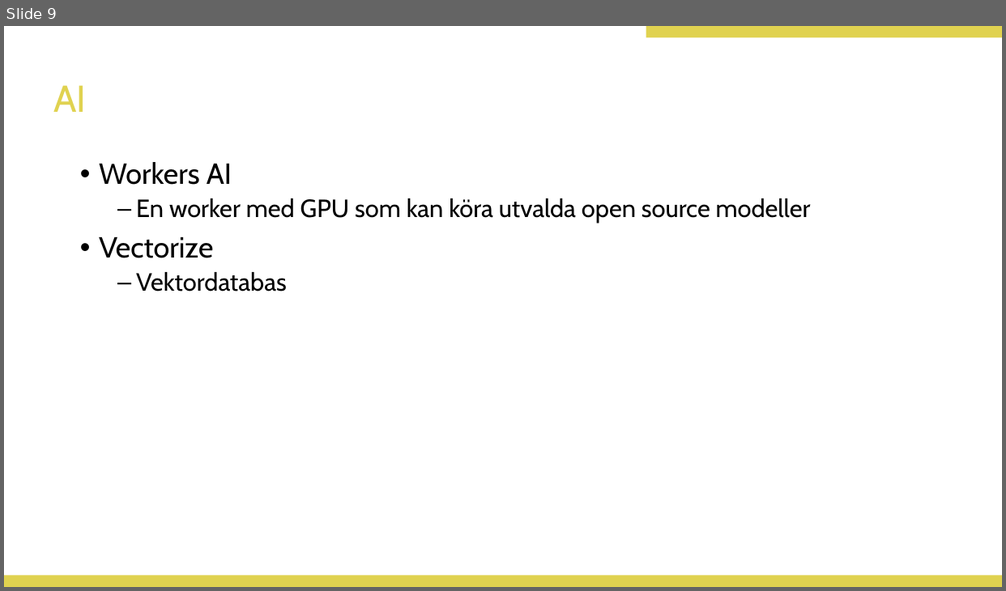
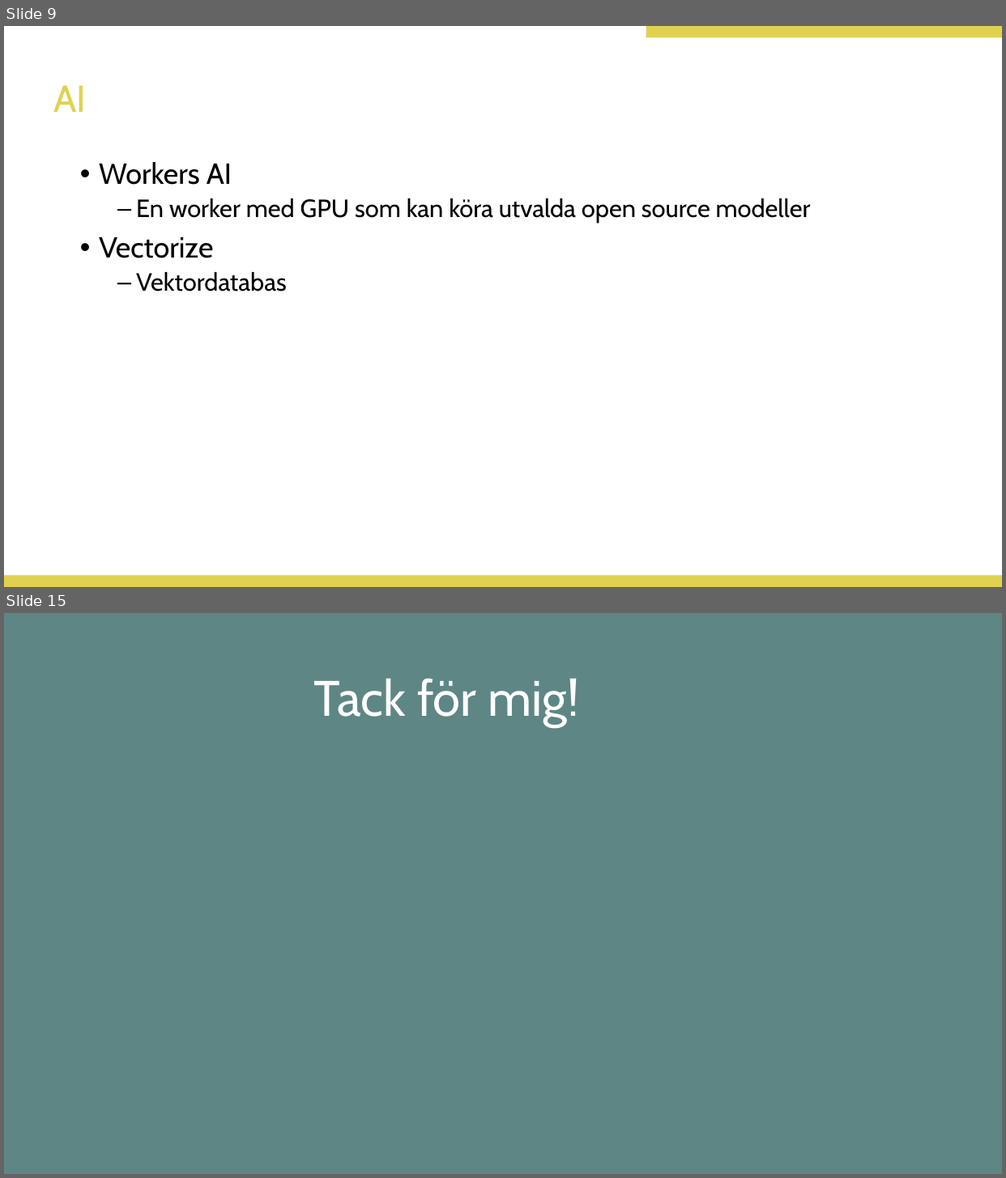
Before and after one commit to Doverstav/kitscon241, a slide deck: docs/presentation.pptx. Shown one above the other, each under a label of ours: slide 9 before the commit, slides 9 and 15 after it; the slides between them are not shown. The pictures are 1006x591 and 1006x1178 pixels, drawn with LibreOffice and Linux fonts; fonts in the diff are those of the drawing; background and template pictures are left out. Boxes give left, top, right and bottom in pixels: in the first picture for what was removed or moved away, otherwise in the second. Text is boxed around its words. In the diff, an @@ line names an element or a change of style, - is before the commit and + after.

```diff
--- a/docs/presentation.pptx
+++ b/docs/presentation.pptx
@@ slide 15 added at (4, 613, 1002, 1174), background #5E8685 @@
@@ rectangle added at (4, 613, 1002, 625), fill #5E8685 @@
@@ title added at (313, 679, 579, 727), 48 pt, text #FFFFFF @@
+Tack för mig!
```
Also in this commit, not shown: 5 slides changed, 8 other slides added, 7 slides removed, 1 other file.
